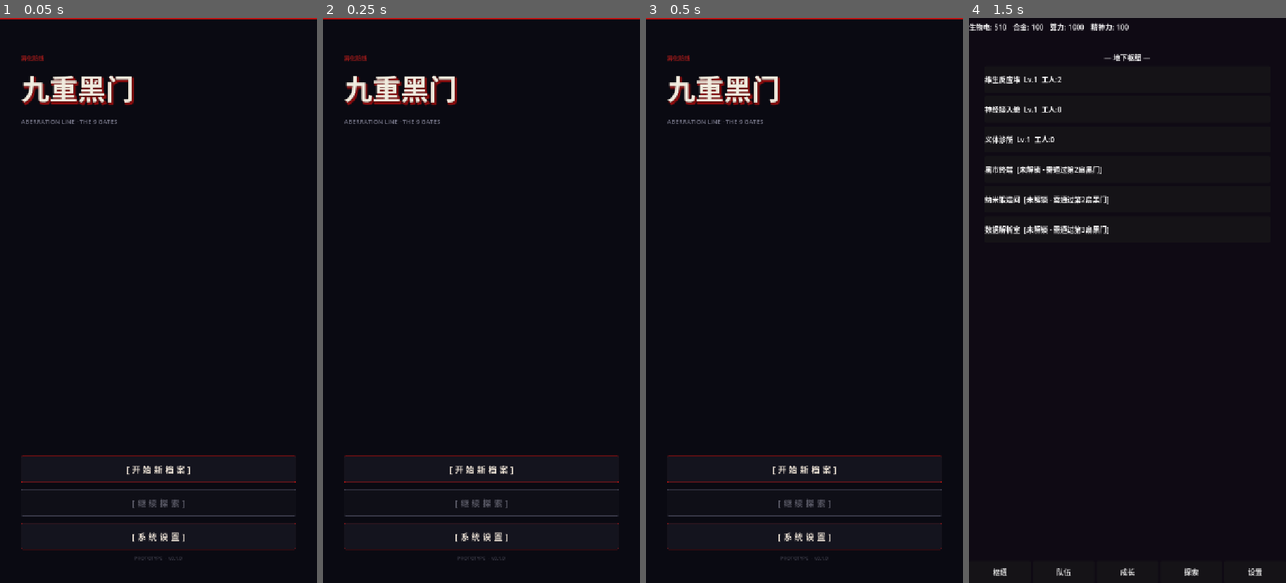
Above: before the commit, frames 1-4 (left to right).
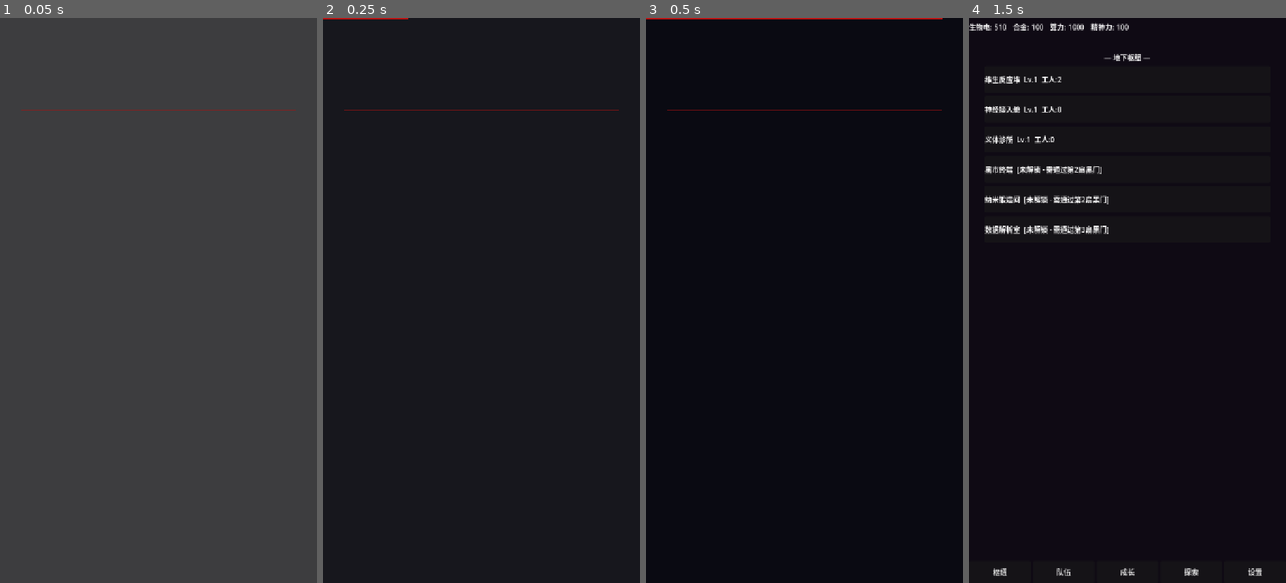
Above: after the commit, the same moments.

Repository: terrellhu/darkgate
Game: Godot game, scene res://scenes/main/main.tscn
Same seed, same stepped clock (60 frames per second), same inputs: the game is played once before the commit and once after it.
Inputs (mouse positions are in pixels of both pictures, inside the frame that each line leads up to):
- Up to frame 1 (0.05 s): no input
- Up to frame 2 (0.25 s): no input
- Up to frame 3 (0.5 s): no input
- Up to frame 4 (1.5 s): click (1127, 470) at 0.5 s, where only the run before the commit has a clickable "[ 开 始 新 档 案 ]"; click "OK" at 1.25 s

The runs differ from the first frame. In frame 1, 99% of the frame differs, in the area x 0-100%, y 0-100%; in frame 2, 2.8%; in frame 3, 3.4%; in frame 4, nothing differs.

Commit message:
首页特效

Diff:
--- /dev/null
+++ b/scenes/main/bg_particles.gd
@@ -0,0 +1,52 @@
+## 主菜单背景漂浮粒子
+extends Control
+
+const COUNT := 40
+
+var _particles: Array[Dictionary] = []
+var _time: float = 0.0
+
+
+func _ready() -> void:
+	mouse_filter = MOUSE_FILTER_IGNORE
+	set_anchors_and_offsets_preset(PRESET_FULL_RECT)
+	var s := _screen_size()
+	for i: int in COUNT:
+		_particles.append(_new_particle(s, true))
+
+
+func _process(delta: float) -> void:
+	_time += delta
+	var s := _screen_size()
+	for p: Dictionary in _particles:
+		p["x"] += p["vx"] * delta + sin(_time * 0.6 + p["phase"]) * 0.4
+		p["y"] += p["vy"] * delta
+		p["life"] += delta * 0.1
+		if p["y"] < -10.0 or p["life"] >= 1.0:
+			p.merge(_new_particle(s, false), true)
+	queue_redraw()
+
+
+func _draw() -> void:
+	for p: Dictionary in _particles:
+		var a: float = (1.0 - p["life"]) * 0.35
+		draw_circle(Vector2(p["x"], p["y"]), p["size"], Color(p["r"], p["g"], p["b"], a))
+
+
+func _new_particle(screen: Vector2, scatter: bool) -> Dictionary:
+	return {
+		"x": randf() * screen.x,
+		"y": (randf() * screen.y) if scatter else (screen.y + randf() * 20.0),
+		"vx": randf_range(-8.0, 8.0),
+		"vy": randf_range(-30.0, -10.0),
+		"size": randf_range(1.0, 3.0),
+		"r": randf_range(0.55, 0.85),
+		"g": randf_range(0.04, 0.15),
+		"b": randf_range(0.02, 0.08),
+		"phase": randf() * TAU,
+		"life": randf() if scatter else 0.0,
+	}
+
+
+func _screen_size() -> Vector2:
+	return size if size.x > 0.0 else Vector2(720, 1280)
--- a/scenes/main/main.gd
+++ b/scenes/main/main.gd
@@ -1,15 +1,149 @@
 ## 主菜单场景
 extends Control
+
+const TITLE_TEXT := "九重黑门"
+const GLITCH_CHARS := "異化防線九重黑門▓▒░█▌▐◆◇●○■□△▽◣◤"
+
+@onready var _bg: ColorRect = $Background
+@onready var _accent: ColorRect = $TopAccent
+@onready var _tagline: Label = $MarginContainer/Content/TitleBox/Tagline
+@onready var _title: Label = $MarginContainer/Content/TitleBox/Title
+@onready var _divider: ColorRect = $MarginContainer/Content/TitleBox/Divider
+@onready var _subtitle: Label = $MarginContainer/Content/TitleBox/Subtitle
+@onready var _btn_box: VBoxContainer = $MarginContainer/Content/ButtonBox
+@onready var _footer: Label = $MarginContainer/Content/Footer
+
+var _particles: Control = null
+var _title_settings: LabelSettings = null
+var _base_shadow_color: Color = Color.TRANSPARENT
+var _time: float = 0.0
+var _anim_done: bool = false
 
 
 func _ready() -> void:
 	%BtnNewGame.pressed.connect(_on_new_game)
 	%BtnContinue.pressed.connect(_on_continue)
 	%BtnSettings.pressed.connect(_on_settings)
-
-	# 检查是否有存档来决定"继续"按钮是否可用
 	%BtnContinue.disabled = not SaveManager.has_save(0)
 
+	# 缓存标题阴影设置
+	_title_settings = _title.label_settings
+	if _title_settings:
+		_base_shadow_color = _title_settings.shadow_color
+
+	# 添加粒子背景
+	_particles = Control.new()
+	_particles.set_script(preload("res://scenes/main/bg_particles.gd"))
+	_particles.name = "Particles"
+	add_child(_particles)
+	move_child(_particles, 1)
+
+	# 等一帧确保布局计算完毕
+	await get_tree().process_frame
+	_play_entrance()
+
+
+func _process(delta: float) -> void:
+	_time += delta
+	if not _anim_done:
+		return
+	# 标题阴影呼吸脉动
+	if _title_settings:
+		var pulse := 0.55 + 0.15 * sin(_time * 1.8)
+		_title_settings.shadow_color = Color(
+			_base_shadow_color.r, _base_shadow_color.g, _base_shadow_color.b, pulse)
+
+
+## ========== 入场动画编排 ==========
+
+func _play_entrance() -> void:
+	## 隐藏所有元素
+	_bg.modulate.a = 0.0
+	_accent.scale.x = 0.0
+	_tagline.modulate.a = 0.0
+	_title.modulate.a = 0.0
+	_title.text = ""
+	_divider.scale.x = 0.0
+	_divider.pivot_offset.x = _divider.size.x * 0.5
+	_subtitle.modulate.a = 0.0
+	_footer.modulate.a = 0.0
+	_particles.modulate.a = 0.0
+
+	for btn: Control in _btn_box.get_children():
+		btn.modulate.a = 0.0
+		btn.position.x = 50.0
+
+	## 并行时间线
+	var tw := create_tween().set_parallel(true)
+	tw.set_ease(Tween.EASE_OUT).set_trans(Tween.TRANS_CUBIC)
+
+	# t=0.0  背景淡入
+	tw.tween_property(_bg, "modulate:a", 1.0, 0.6)
+
+	# t=0.2  顶部红色条展开
+	tw.tween_property(_accent, "scale:x", 1.0, 0.5).set_delay(0.2)
+
+	# t=0.5  标语淡入
+	tw.tween_property(_tagline, "modulate:a", 1.0, 0.4).set_delay(0.5)
+
+	# t=0.7  标题解码特效
+	tw.tween_property(_title, "modulate:a", 1.0, 0.01).set_delay(0.7)
+	tw.tween_callback(_start_title_decode).set_delay(0.7)
+
+	# t=0.8  粒子渐显
+	tw.tween_property(_particles, "modulate:a", 1.0, 1.2).set_delay(0.8)
+
+	# t=1.6  分隔线从中心展开
+	tw.tween_property(_divider, "scale:x", 1.0, 0.4).set_delay(1.6)
+
+	# t=1.8  英文副标题淡入
+	tw.tween_property(_subtitle, "modulate:a", 1.0, 0.4).set_delay(1.8)
+
+	# t=2.1+ 按钮依次右滑入场
+	var buttons := _btn_box.get_children()
+	for i: int in buttons.size():
+		var d := 2.1 + i * 0.12
+		tw.tween_property(buttons[i], "modulate:a", 1.0, 0.3).set_delay(d)
+		tw.tween_property(buttons[i], "position:x", 0.0, 0.4).set_delay(d)
+
+	# t=2.7  页脚淡入
+	tw.tween_property(_footer, "modulate:a", 1.0, 0.5).set_delay(2.7)
+
+	# 动画结束标记
+	tw.tween_callback(func(): _anim_done = true).set_delay(3.2)
+
+
+## ========== 标题"解码"特效 ==========
+
+func _start_title_decode() -> void:
+	var tw := create_tween()
+	var length := TITLE_TEXT.length()
+
+	# 乱码闪烁阶段 (8步 × 0.05s)
+	for step: int in 8:
+		tw.tween_callback(_set_title_garble.bind(0, length))
+		tw.tween_interval(0.05)
+
+	# 逐字解码阶段
+	for i: int in range(1, length + 1):
+		tw.tween_callback(_set_title_garble.bind(i, length))
+		tw.tween_interval(0.1)
+
+	# 最终定格
+	tw.tween_callback(func(): _title.text = TITLE_TEXT)
+
+
+func _set_title_garble(revealed: int, total: int) -> void:
+	var text := ""
+	for i: int in total:
+		if i < revealed:
+			text += TITLE_TEXT[i]
+		else:
+			text += GLITCH_CHARS[randi() % GLITCH_CHARS.length()]
+	_title.text = text
+
+
+## ========== 按钮回调 ==========
 
 func _on_new_game() -> void:
 	PlayerData.init_new_game()
Not shown, added: scenes/main/bg_particles.gd.uid
Not shown, added: scenes/ui/damage_float.gd.uid
Not shown, added: scenes/ui/toast_notification.gd.uid
